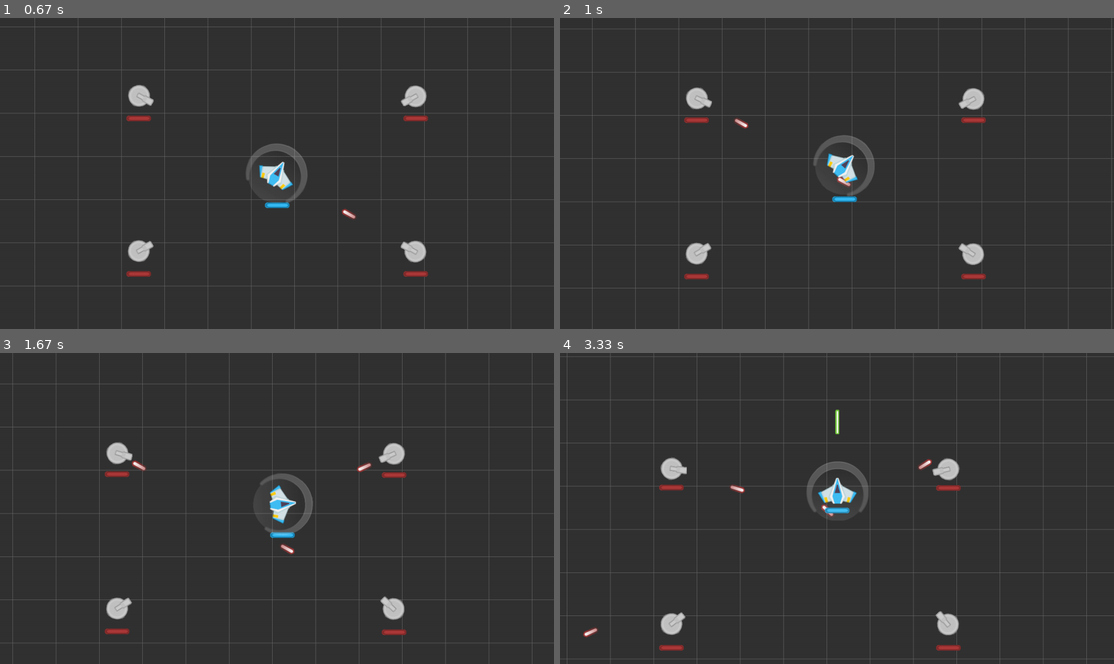
Above: before the commit, frames 1-4 (two rows, left to right).
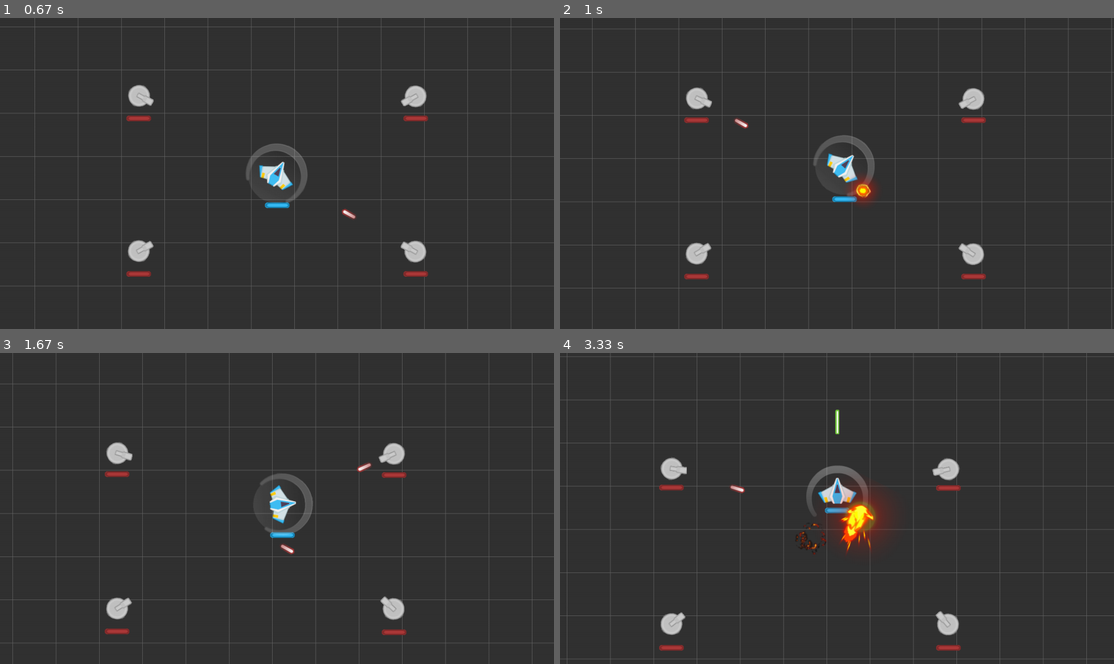
Above: after the commit, the same moments.

Repository: genericprogrammerdude/pygamengn
Game: pygame game, started from main.py
Same seed, same stepped clock (60 frames per second), same inputs: the game is played once before the commit and once after it.
Inputs:
- Up to frame 1 (0.67 s): hold D from 0.33 s (still down)
- Up to frame 2 (1 s): release D at 0.8 s; hold W from 0.83 s (still down)
- Up to frame 3 (1.67 s): release W at 1.13 s; hold D 1.17-1.63 s
- Up to frame 4 (3.33 s): hold A 1.67-2.2 s; hold S 2.23-2.53 s; hold A 2.57-2.97 s; hold W from 3 s (still down); tap Space at 3.07 s

Frame 1 is identical in both runs. In frame 2, 0.4% of the frame differs, in the area x 50-58%, y 50-60%; in frame 3, less than 0.1%; in frame 4, 2.1%, in the area x 4-68%, y 33-92%.

Commit message:
First cut of CollisionManager.

Diff:
--- a/Assets/inventory-dev.json
+++ b/Assets/inventory-dev.json
@@ -88,7 +88,7 @@
             "kwargs": {
                 "image:image": "ship",
                 "scale": 0.8,
-                "projectile_type": "Asteroid",
+                "projectile_type": "PlayerProjectile",
                 "fire_freq": 250,
                 "game_object_type:mover": "PlayerShipMover"
             },
@@ -147,7 +147,8 @@
                 "game_object_type:mover": "PlayerProjectileMover"
             },
             "groups": [
-                "RenderGroup"
+                "RenderGroup",
+                "FriendGroup"
             ]
         },
         "PlayerProjectileMover": {
@@ -183,6 +184,30 @@
                 "EnemyGroup"
             ]
         },
+        "EnemyTurretAsteroid": {
+            "class_name": "Turret",
+            "kwargs": {
+                "image:image": "turret",
+                "projectile_type": "Asteroid",
+                "scale": 1.25,
+                "fire_freq": 3000
+            },
+            "attachments": [
+                {
+                    "game_type": "EnemyTurretGun",
+                    "offset": [0.0, -15.0]
+                },
+                {
+                    "game_type": "TurretHealthBar",
+                    "offset": [0, 0],
+                    "parent_transform": false
+                }
+            ],
+            "groups": [
+                "RenderGroup",
+                "EnemyGroup"
+            ]
+        },
         "TurretHealthBar": {
             "class_name": "HealthBar",
             "kwargs": {
@@ -197,12 +222,10 @@
         "EnemyTurretGun": {
             "class_name": "GameObject",
             "kwargs": {
-                "image:image": "turret_gun",
-                "is_collidable": false
-            },
-            "groups": [
-                "RenderGroup",
-                "EnemyGroup"
+                "image:image": "turret_gun"
+            },
+            "groups": [
+                "RenderGroup"
             ]
         },
         "EnemyTurretProjectile": {
@@ -214,7 +237,8 @@
                 "game_object_type:mover": "EnemyTurretProjectileMover"
             },
             "groups": [
-                "RenderGroup"
+                "RenderGroup",
+                "EnemyGroup"
             ]
         },
         "EnemyTurretProjectileMover": {
@@ -240,45 +264,37 @@
         "Level_01": {
             "class_name": "Level",
             "kwargs": {
-                "game_object_type:player_spec": "Level_01PlayerSpec",
+                "game_object_type:player_spec": "Level_01/PlayerSpec",
                 "game_object_type_list:enemy_specs": [
-                    "Level_01EnemySpec2"
+                    "Level_01/EnemySpec1",
+                    "Level_01/EnemySpec2"
                 ]
             },
-            "StrayTurretGun": {
-                "class_name": "GameObject",
+            "PlayerSpec": {
+                "class_name": "LevelObject",
                 "kwargs": {
-                    "image:image": "turret_gun",
-                    "is_collidable": false
-                }
-            }
-        },
-        "Level_01PlayerSpec": {
-            "class_name": "LevelObject",
-            "kwargs": {
-                "game_type": "PlayerShip",
-                "spawn_pos": [640, 360]
-            }
-        },
-        "Level_01EnemySpec": {
-            "class_name": "LevelObject",
-            "kwargs": {
-                "game_type": "EnemyTurret",
-                "spawn_pos": [
-                    [320, 180],
-                    [320, 540],
-                    [960, 180],
-                    [960, 540]
-                ]
-            }
-        },
-        "Level_01EnemySpec2": {
-            "class_name": "LevelObject",
-            "kwargs": {
-                "game_type": "EnemyTurret",
-                "spawn_pos": [
-                    [1000, 540]
-                ]
+                    "game_type": "PlayerShip",
+                    "spawn_pos": [640, 360]
+                }
+            },
+            "EnemySpec1": {
+                "class_name": "LevelObject",
+                "kwargs": {
+                    "game_type": "EnemyTurretAsteroid",
+                    "spawn_pos": [
+                        [320, 180],
+                        [320, 540]
+                    ]
+                }
+            },
+            "EnemySpec2": {
+                "class_name": "LevelObject",
+                "kwargs": {
+                    "game_type": "EnemyTurret",
+                    "spawn_pos": [
+                        [1000, 540]
+                    ]
+                }
             }
         },
         "Asteroid": {
--- a/GameEngine/game_object.py
+++ b/GameEngine/game_object.py
@@ -105,6 +105,10 @@
         """Sets the layer for rendering."""
         self._layer = layer_id
 
+    def handle_collision(self, gob, world_pos):
+        """Reacts to collision against game object gob."""
+        pass
+
 
 class Attachment():
 
--- a/GameEngine/projectile.py
+++ b/GameEngine/projectile.py
@@ -23,28 +23,13 @@
         self.pos, self.heading = self.mover.move(delta, self.pos, self.heading)
         super().update(delta)
 
-    def handle_collisions(self):
-        """Checks for collisions."""
-        if self.enemies:
-            collisions = pygame.sprite.spritecollide(self, self.enemies, False, self.sprites_collided)
-            for sprite in collisions:
-                collision = pygame.sprite.collide_mask(sprite, self)
-                if collision:
-                    # Set own position to the collision point so the explosion will play there when self dies
-                    self.set_pos(pygame.Vector2(sprite.rect.topleft) + collision)
-                    self.take_damage(self.health)
-                    # Apply damage to the collided sprite
-                    sprite.take_damage(self.damage)
-
-    def sprites_collided(self, a, b):
-        """Checks whether sprites a and b collide."""
-        if a == b:
-            return False
-        if not (a.is_collidable and b.is_collidable):
-            return False
-        if (a.parent and a.parent == b) or (b.parent and b.parent == a):
-            return False
-        return pygame.sprite.collide_rect(a, b)
+    def handle_collision(self, gob, world_pos):
+        """Reacts to collision against game object gob."""
+        # Set own position to the collision point so the explosion will play there when self dies
+        self.set_pos(world_pos)
+        self.take_damage(self.health)
+        # Apply damage to the collided sprite
+        gob.take_damage(self.damage)
 
     def die(self):
         """Die. Plays an explosion if it was given an atlas for  the AnimatedTexture."""
--- a/asteroid.py
+++ b/asteroid.py
@@ -25,24 +25,17 @@
         topleft = self.pos - pygame.math.Vector2(self.rect.width / 2.0, self.rect.height / 2.0)
         self.rect.topleft = pygame.Vector2(round(topleft.x), round(topleft.y))
 
-    def handle_collisions(self):
-        """Checks for collisions."""
-        if self.enemies:
-            collisions = pygame.sprite.spritecollide(self, self.enemies, False, self.sprites_collided)
-            for sprite in collisions:
-                collision = pygame.sprite.collide_mask(sprite, self)
-                if collision:
-                    # Set own position to the collision point so the explosion will play there when self dies
-                    self.set_pos(pygame.Vector2(sprite.rect.topleft) + collision)
-                    self.take_damage(self.health)
-                    # Apply damage to the collided sprite
-                    sprite.take_damage(self.damage)
+    def handle_collision(self, gob, world_pos):
+        """Reacts to collision against game object gob."""
+        self.take_damage(self.health)
+        # Apply damage to the collided sprite
+        gob.take_damage(self.damage)
 
     def die(self):
         """Die. Plays an explosion if it was given an atlas for  the AnimatedTexture."""
         if self.death_spawn and self.alive():
             for spawn_type in self.death_spawn:
-                spawn = GameObjectFactory.create(spawn_type, enemies=self.enemies)
+                spawn = GameObjectFactory.create(spawn_type)
                 spawn.add_to_groups(self.groups())
                 spawn.set_pos(pygame.Vector2(640, 370))
                 heading_delta = 60.0 * (random.random() - 0.5)
--- /dev/null
+++ b/collision_manager.py
@@ -0,0 +1,37 @@
+import pygame
+
+
+class CollisionManager:
+    """Manages collision detection and response."""
+
+    def __init__(self, enemies, friends, neutrals):
+        self.enemies = enemies
+        self.friends = friends
+        self.neutrals = neutrals
+
+    def do_collisions(self):
+        self.collide_groups(self.friends, self.enemies)
+        self.collide_groups(self.friends, self.neutrals)
+#         self.collide_groups(self.enemies, self.neutrals)
+
+    def collide_groups(self, group_a, group_b):
+        collisions = pygame.sprite.groupcollide(group_a, group_b, False, False, self.collided)
+        for gob_a in collisions.keys():
+            for gob_b in collisions[gob_a]:
+                collision = pygame.sprite.collide_mask(gob_a, gob_b)
+                if collision:
+                    # Get world position of collision point for colliding GameObjects to know
+                    world_pos = pygame.Vector2(gob_a.rect.topleft) + collision
+                    gob_b.handle_collision(gob_a, world_pos)
+                    gob_a.handle_collision(gob_b, world_pos)
+
+    def collided(self, a, b):
+        """Checks whether sprites a and b collide."""
+        if a == b:
+            return False
+        if not (a.is_collidable and b.is_collidable):
+            print(a, "or", b, "has is_collidable == False and it's in a collision group.")
+            return False
+        if (a.parent and a.parent == b) or (b.parent and b.parent == a):
+            return False
+        return pygame.sprite.collide_rect(a, b)
--- a/main.py
+++ b/main.py
@@ -4,6 +4,7 @@
 
 sys.path.append("./GameEngine")
 
+from collision_manager import CollisionManager
 from game_object_factory import GameObjectFactory
 from level import Level
 from render_group import RenderGroup
@@ -28,6 +29,11 @@
     # Create world
     pygame.display.set_icon(GameObjectFactory.surfaces["ship"])
     pygame.display.set_caption("Game")
+
+    enemy_group = GameObjectFactory.get_asset("EnemyGroup")
+    friend_group = GameObjectFactory.get_asset("FriendGroup")
+    neutral_group = GameObjectFactory.get_asset("NeutralGroup")
+    collision_manager = CollisionManager(enemy_group, friend_group, neutral_group)
 
     render_group = GameObjectFactory.get_asset("RenderGroup")
 
@@ -61,7 +67,11 @@
             player.set_velocity(player.mover.velocity * 0.8)
 
         # Update groups
-        render_group.update(screen.get_rect(), clock.get_time())
+        delta = clock.get_time()
+        render_group.update(screen.get_rect(), delta)
+
+        # Do collision detection and response
+        collision_manager.do_collisions()
 
         # Render
         screen.fill(background)
